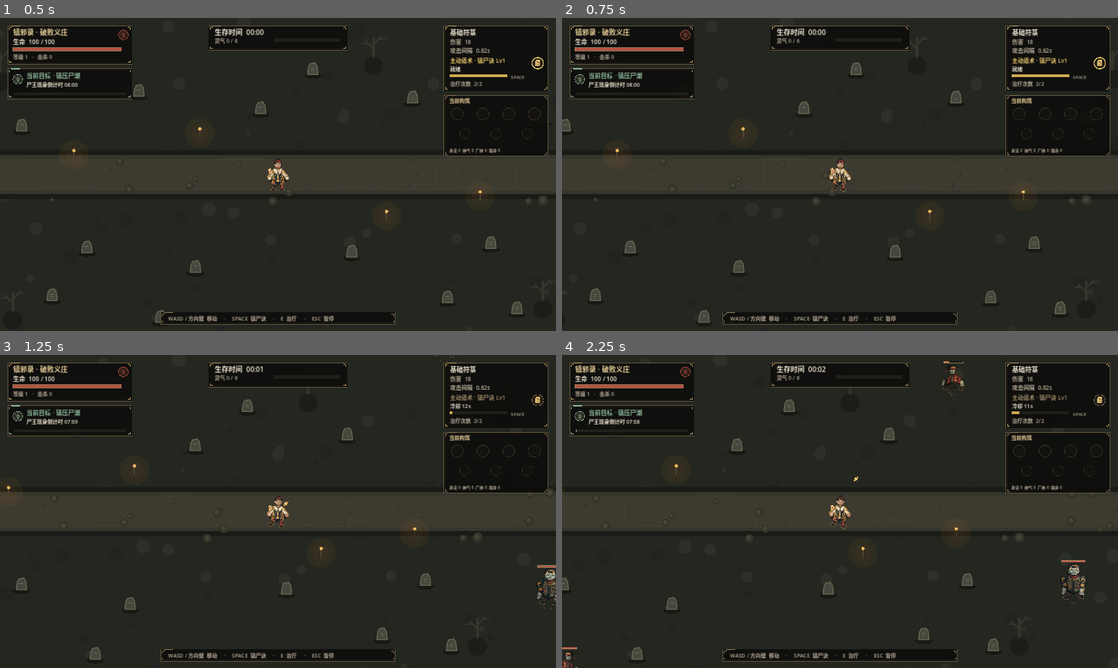
Above: before the commit, frames 1-4 (two rows, left to right).
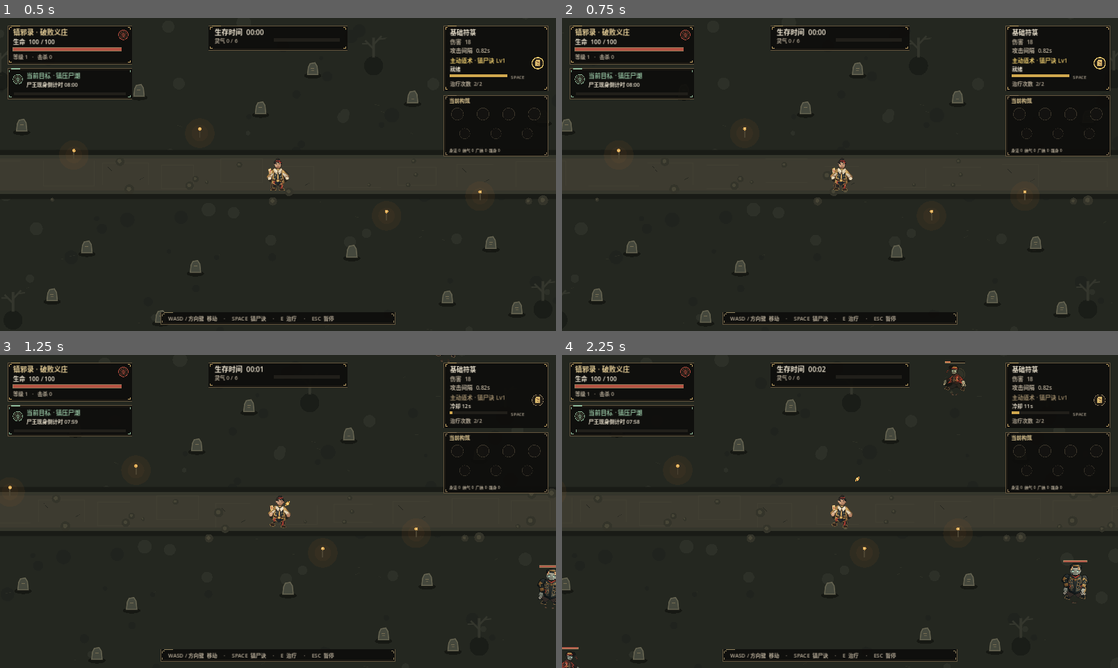
Above: after the commit, the same moments.

Repository: richenren/RemakeOfClassicGames
Game: Godot game, scene res://scenes/main.tscn
Same seed, same stepped clock (60 frames per second), same inputs: the game is played once before the commit and once after it.
Inputs (mouse positions are in pixels of both pictures, inside the frame that each line leads up to):
- Up to frame 1 (0.5 s): no input
- Up to frame 2 (0.75 s): tap Enter at 0.5 s; move the mouse to (962, 158) at 0.52 s; hold D from 0.53 s (still down); tap E at 0.6 s; click (962, 158) at 0.67 s
- Up to frame 3 (1.25 s): keep holding D; tap Space at 0.77 s
- Up to frame 4 (2.25 s): release D at 1.25 s; drag from (728, 527) to (812, 574) at 1.27 s; move the mouse to (895, 442) at 2.02 s; hold D from 2.03 s (still down); tap 1 at 2.1 s

Frame 1 is identical in both runs. In frame 2, 0.6% of the frame differs, in the area x 0-100%, y 12-98%; in frame 3, 0.8%; in frame 4, 1.0%, in the area x 0-100%, y 2-100%.

Commit message:
fix: keep gameplay camera centered on player at startup

Diff:
--- a/game/scripts/main.gd
+++ b/game/scripts/main.gd
@@ -12,6 +12,7 @@
 
 var player
 var hud
+var gameplay_camera: Camera2D
 var enemies: Array = []
 var projectiles: Array = []
 var xp_orbs: Array = []
@@ -108,20 +109,8 @@
 	player.z_index = 20
 	add_child(player)
 
-	var camera := Camera2D.new()
-	camera.position = Vector2.ZERO
-	camera.enabled = true
-	# Avoid an initial camera lag that can leave the centered player outside the first frame.
-	camera.position_smoothing_enabled = false
-	camera.limit_left = 0
-	camera.limit_top = 0
-	camera.limit_right = int(WORLD_SIZE.x)
-	camera.limit_bottom = int(WORLD_SIZE.y)
-	player.add_child(camera)
-	camera.make_current()
-	camera.reset_smoothing()
-
-	# Keep screen-space UI on an explicit layer above the world canvas.
+	# Create the screen-space UI and opening wave before activating the camera.
+	# This keeps the game playable even if a camera API behaves differently on a local engine build.
 	var canvas := CanvasLayer.new()
 	canvas.layer = 10
 	canvas.follow_viewport_enabled = false
@@ -136,8 +125,30 @@
 	for i in range(7):
 		spawn_enemy(_random_enemy_kind())
 
+	# Keep the camera as a sibling of the player and explicitly track global position.
+	# Parenting the camera to a custom-drawn actor can make initial canvas transforms
+	# harder to diagnose on some editor/runtime combinations.
+	gameplay_camera = Camera2D.new()
+	gameplay_camera.name = "GameplayCamera"
+	gameplay_camera.enabled = true
+	gameplay_camera.position_smoothing_enabled = false
+	gameplay_camera.limit_left = 0
+	gameplay_camera.limit_top = 0
+	gameplay_camera.limit_right = int(WORLD_SIZE.x)
+	gameplay_camera.limit_bottom = int(WORLD_SIZE.y)
+	gameplay_camera.position = player.position
+	add_child(gameplay_camera)
+	gameplay_camera.make_current()
+
 
 func _process(delta: float) -> void:
+	# Reassert the gameplay camera each frame so a stale or replaced current camera
+	# cannot leave the player and opening enemies outside the visible world.
+	if is_instance_valid(gameplay_camera) and is_instance_valid(player):
+		gameplay_camera.global_position = player.global_position
+		if get_viewport().get_camera_2d() != gameplay_camera:
+			gameplay_camera.make_current()
+
 	if active_skill_effect_time > 0.0:
 		active_skill_effect_time = maxf(0.0, active_skill_effect_time - delta)
 		queue_redraw()
--- a/game/tests/test_smoke.gd
+++ b/game/tests/test_smoke.gd
@@ -28,6 +28,7 @@
 
 	_check(main.player != null, "主场景创建玩家")
 	_check(main.enemies.size() == 7, "开局生成 7 个普通敌人")
+	_test_camera_follow(main)
 	_test_render_hierarchy(main)
 	_test_hud_presentation(main)
 	_test_sprite_assets(main)
@@ -41,6 +42,21 @@
 	await process_frame
 	print("=== 测试汇总：%d 通过，%d 失败 ===" % [passed, failed])
 	quit(1 if failed > 0 else 0)
+
+
+func _test_camera_follow(main: Variant) -> void:
+	var camera := main.get_node_or_null("GameplayCamera") as Camera2D
+	_check(camera != null, "主场景创建独立 GameplayCamera")
+	if camera == null or main.player == null:
+		return
+	_check(main.get_viewport().get_camera_2d() == camera, "GameplayCamera 成为当前活动相机")
+	_check(camera.global_position.is_equal_approx(main.player.global_position), "启动时相机中心对准主角")
+	var original_position: Vector2 = main.player.position
+	main.player.position = original_position + Vector2(25.0, 10.0)
+	main._process(0.0)
+	_check(camera.global_position.is_equal_approx(main.player.global_position), "主角移动后相机同步跟随")
+	main.player.position = original_position
+	main._process(0.0)
 
 
 func _test_render_hierarchy(main: Variant) -> void:
